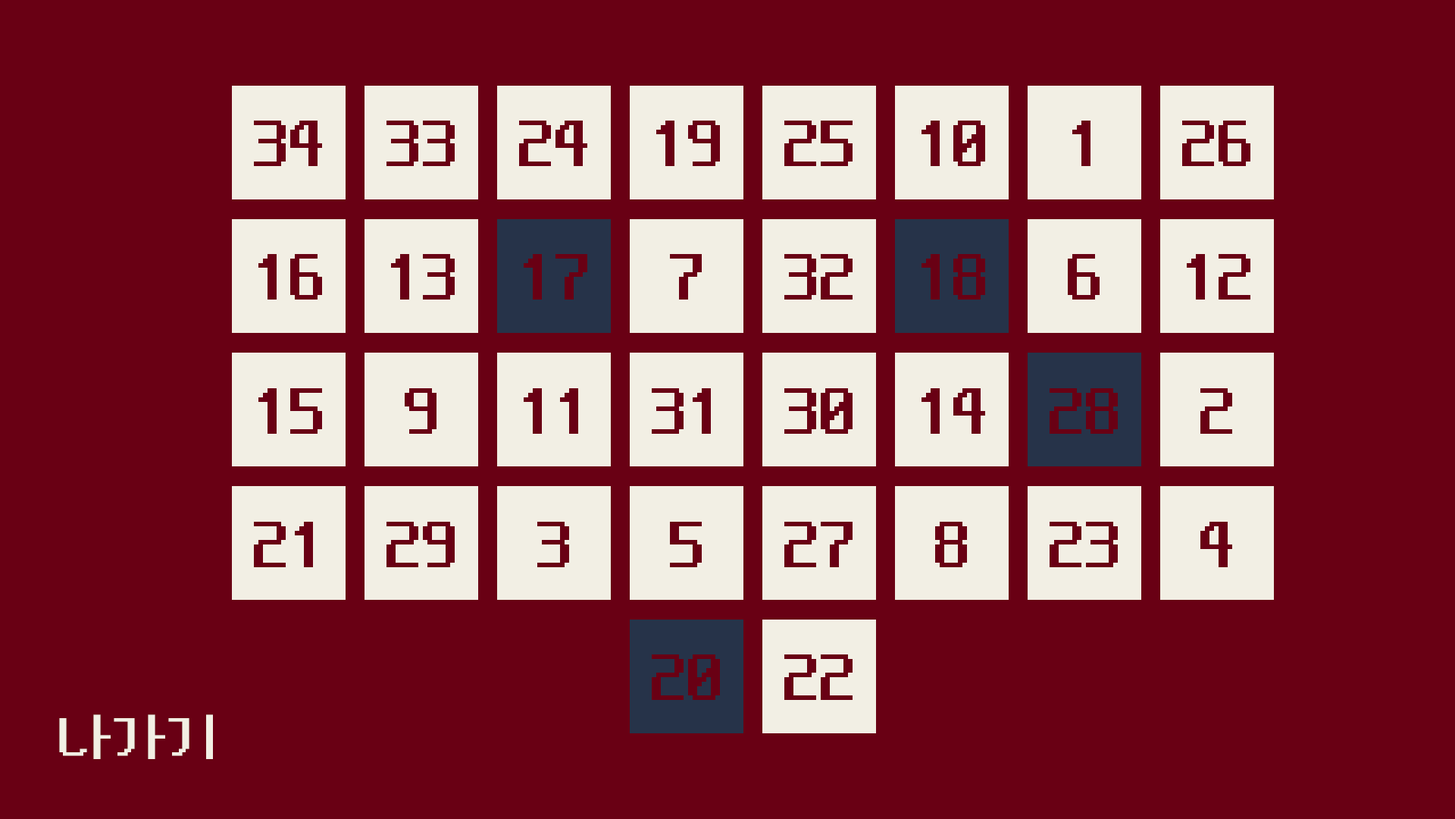
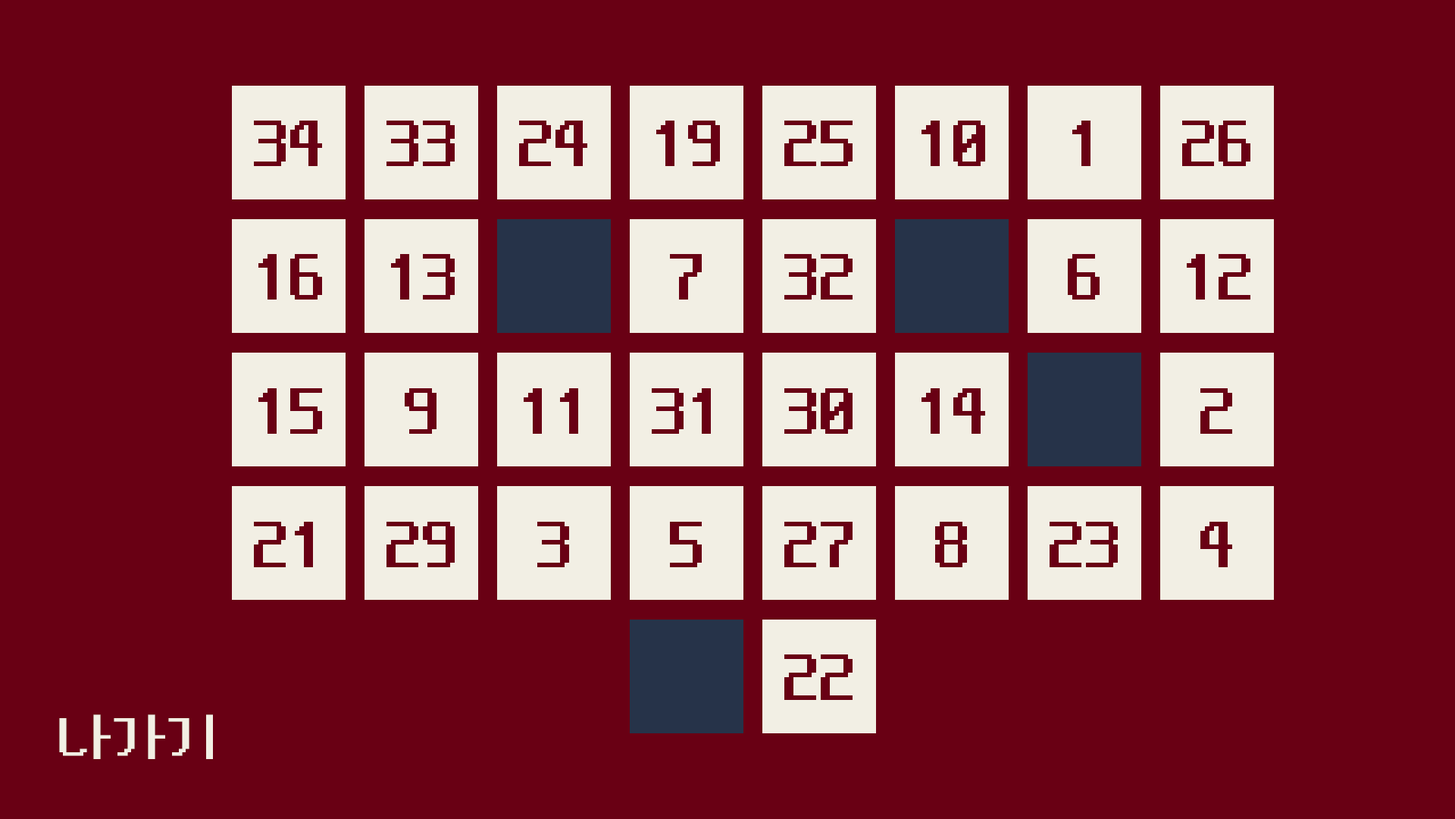
Two versions of the same layered image (1455px x 819px). Layer-by-layer changes:
hid "20" over [651, 654, 721, 700]
hid "28" over [1049, 388, 1119, 434]
hid "18" over [921, 253, 986, 300]
hid "17" over [523, 253, 588, 300]
